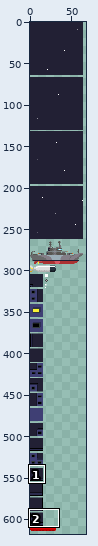
File history of a sprite sheet, res/spritesheet0.png. The picture above shows the old version from afar; the outline marks the close-up.
Close-up. Before the edit:
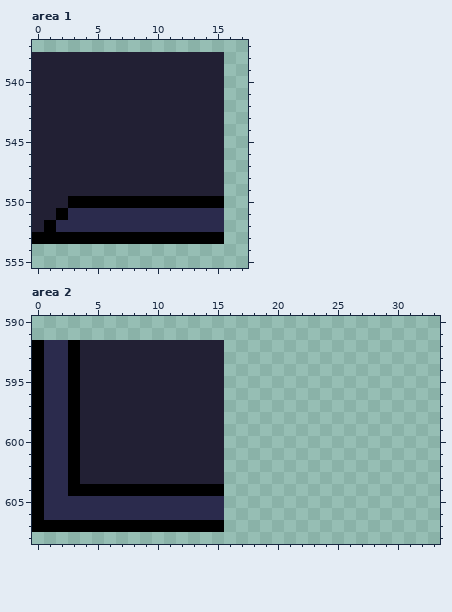
The file is 128x1024 pixels. Colours within 5 levels of each other are drawn and written as one. Shown: area 1: x 0..17, y 537..555; area 2: x 0..33, y 590..608. The wide view leaves out empty margins. The commit also changed other parts of the picture, which this record leaves out.
Once edited:
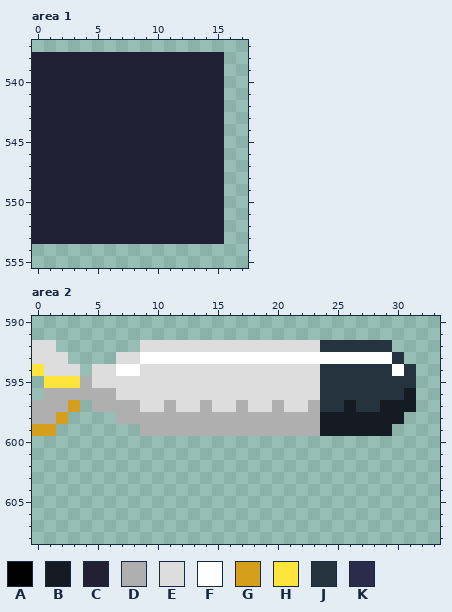
Palette (. is transparent): A #000000  B #141b22  C #222034  D #afafaf  E #dddddd  F #ffffff  G #d59e1c  H #ffe53b  J #25333f  K #2b2b4d
Diff:
Changed rows in their new state; - is an unchanged pixel.
Area 1:
first column x 0:
550 ---CCCCCCCCCCCCC
551 --CCCCCCCCCCCCCC
552 -CCCCCCCCCCCCCCC
553 CCCCCCCCCCCCCCCC
Area 2:
first column x 0:
592 EE.......EEEEEEEEEEEEEEEJJJJJJ--
593 EEE....EEFFFFFFFFFFFFFFFFFFFFFJ-
594 HEEE.EEFFEEEEEEEEEEEEEEEJJJJJJFJ
595 .HHHDEEEEEEEEEEEEEEEEEEEJJJJJJJJ
596 .DDDDDDEEEEEEEEEEEEEEEEEJJJJJJJB
597 DDDG.DDDDEEDEEDEEDEEDEEDJJBJJBBB
598 DDG....DDDDDDDDDDDDDDDDDBBBBBBB-
599 GG.......DDDDDDDDDDDDDDDBBBBBB--
600 ................----------------
601 ................----------------
602 ................----------------
603 ................----------------
604 ................----------------
605 ................----------------
606 ................----------------
607 ................----------------
Where, in picture pixels (left, top, right, bottom), the same in both close-ups:
changed: (32, 196, 224, 244)
changed: (32, 340, 416, 532)
